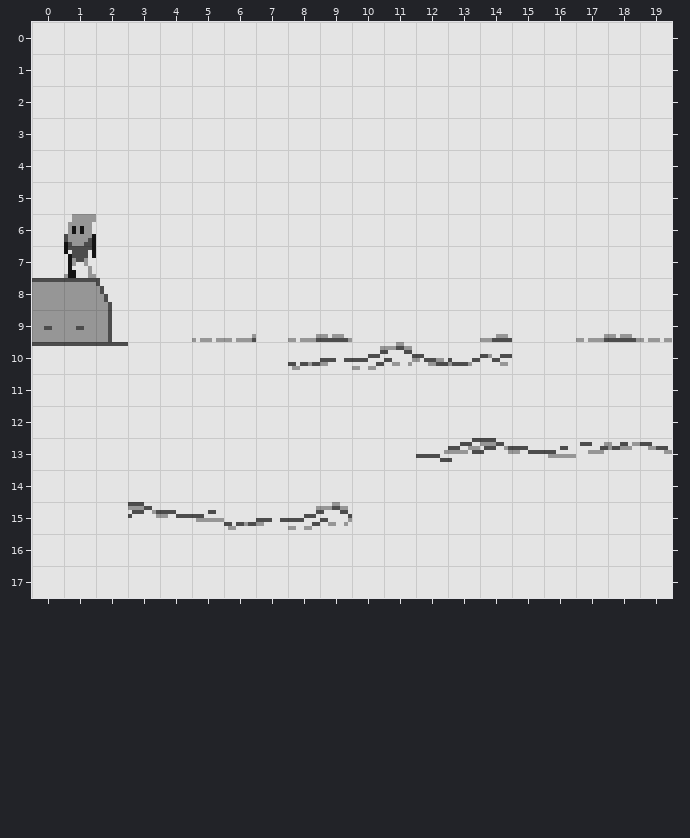
One commit to this Tiled map: src/res/map/e2m2.tmx. Above is the file before it was changed.
Cells are 8x8 px. Shown: x 0..19, y 0..17.
Now the later version:
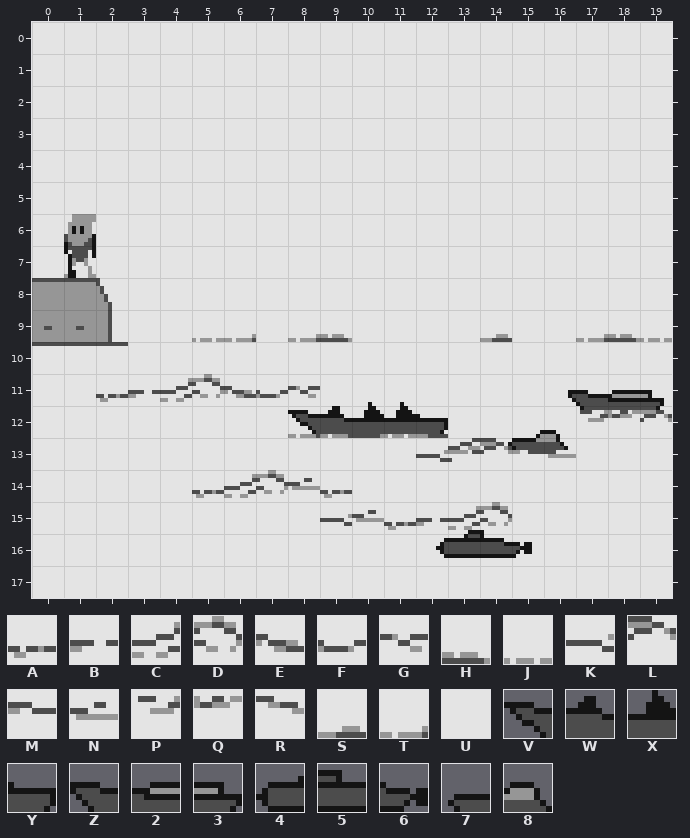
Key: from "terrain": A 96, B 97, C 98, D 99, E 100, F 101, G 102, H 106, J 107, K 112, L 114, M 115, N 116, P 117, Q 118, R 119, S 122, T 123, U 127; from "warships": V 3, W 4, X 5, Y 6, Z 7, 2 8, 3 9, 4 10, 5 11, 6 12, 7 13, 8 14.
_ is an empty cell.
Objects are placed by their top-left corner, in cells (3,4 is the top-left corner of cell 3,4); size is 1x1 cell unless given.
What changed:
Layer "bg":
Tile U becomes tile A in row 11 at x 2; in row 14 at x 5 and 9; in row 15 at x 11.
Tile U becomes tile B in row 11 at x 3; in row 15 at x 12.
Tile U becomes tile C in row 11 at x 4; in row 14 at x 6; in row 15 at x 13.
Tile U becomes tile D in row 11 at x 5; in row 14 at x 7; in row 15 at x 14.
Tile U becomes tile E in row 11 at x 6.
Tile U becomes tile F in row 11 at x 7.
Tile U becomes tile G in row 11 at x 8.
Tile U becomes tile H in row 12 at x 10.
Tile U becomes tile J in row 12 at x 11.
Tile D becomes tile K in row 15 at x 9.
Tile U becomes tile L in row 12 at x 19.
Tile U becomes tile N in row 14 at x 8; in row 15 at x 10.
Tile U becomes tile P in row 12 at x 17.
Tile U becomes tile Q in row 12 at x 18.
Tile U becomes tile S in row 12 at x 12.
Tile U becomes tile T in row 12 at x 8 to 9.
Tile A becomes tile U in row 10 at x 8; in row 15 at x 6.
Tile B becomes tile U in row 10 at x 9; in row 15 at x 7.
Tile C becomes tile U in row 10 at x 10; in row 15 at x 8.
Tile D becomes tile U in row 10 at x 11.
Tile E becomes tile U in row 10 at x 12.
Tile F becomes tile U in row 10 at x 13.
Tile G becomes tile U in row 10 at x 14.
Tile L becomes tile U in row 15 at x 3.
Tile M becomes tile U in row 15 at x 4.
Tile N becomes tile U in row 15 at x 5.
Tile P becomes tile U in row 13 at x 17.
Tile Q becomes tile U in row 13 at x 18.
Tile R becomes tile U in row 13 at x 19.
Layer "things" (added):
A new object: Z at 16.8,11.1.
A new object: 2 at 17.8,11.1.
A new object: 3 at 18.8,11.1.
A new object: V at 8,11.9.
A new object: W at 9,11.9.
A new object: X at 10,11.9.
A new object: X at 11,11.9.
A new object: Y at 12,11.9.
A new object: 8 at 15.8,12.4.
A new object: 7 at 14.8,12.4.
A new object: 4 at 12.6,15.8.
A new object: 5 at 13.6,15.8.
A new object: 6 at 14.6,15.8.
Pixel boxes of the changes (left, top, right, bottom) in both pictures:
changed: (96, 342, 568, 450)
changed: (568, 390, 672, 454)
changed: (128, 470, 532, 558)
